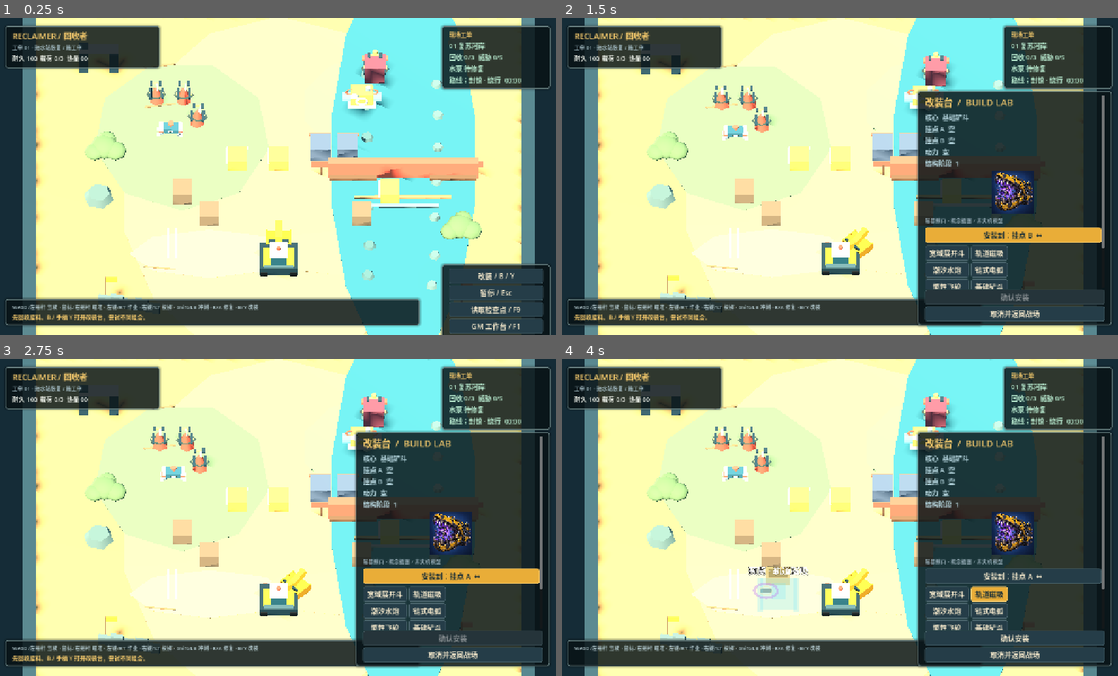
Above: before the commit, frames 1-4 (two rows, left to right).
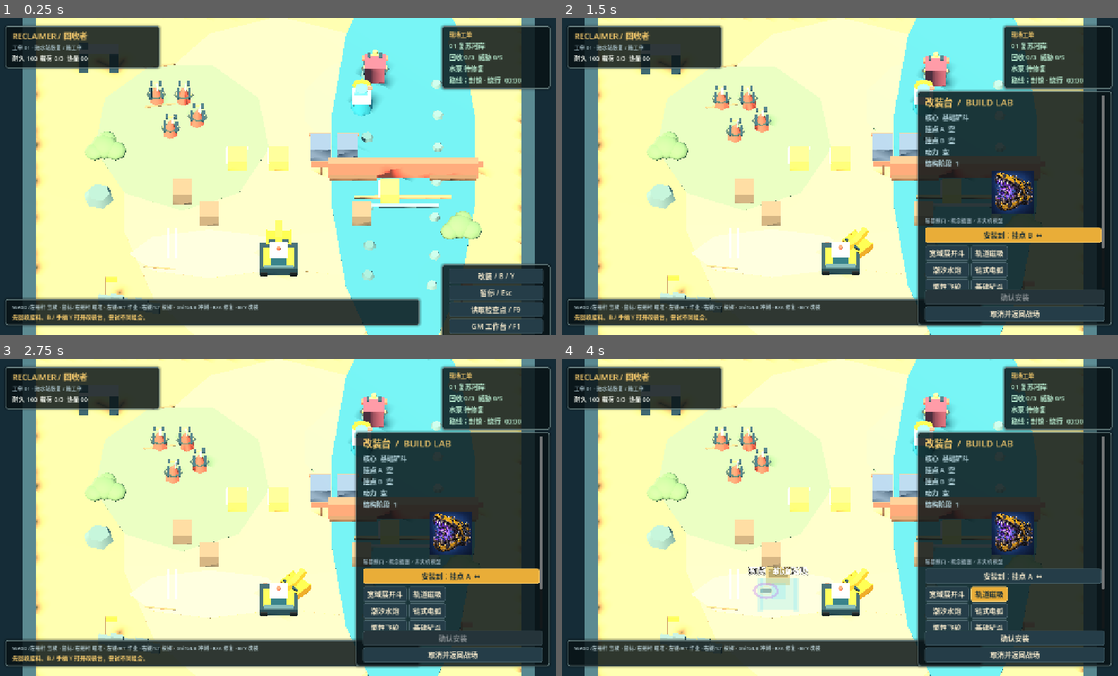
Above: after the commit, the same moments.

Repository: westromencisonp385-prog/CGAME
Game: Godot game, scene res://scenes/main.tscn
Same seed, same stepped clock (60 frames per second), same inputs: the game is played once before the commit and once after it.
Inputs (mouse positions are in pixels of both pictures, inside the frame that each line leads up to):
- Up to frame 1 (0.25 s): no input
- Up to frame 2 (1.5 s): tap Enter at 0.5 s; move the mouse to (962, 160) at 0.52 s; hold D (move_right) 0.53-1.25 s; hold B (garage) 0.53-1.25 s; click (962, 160) at 0.67 s; tap R (interact) at 0.8 s; click "安装到：挂点 A ↔" at 1.25 s
- Up to frame 3 (2.75 s): click "安装到：挂点 B ↔" at 2 s
- Up to frame 4 (4 s): click "宽域展开斗" at 2.75 s; click "轨道磁吸" at 3.5 s

The runs differ from the first frame. In frame 1, 0.9% of the frame differs, in the area x 28-70%, y 16-39%; in frame 2, 0.6%; in frame 3, 0.6%; in frame 4, 0.6%.

Commit message:
Revert "feat: load B01 and C04 G1 visual candidates"
This reverts commit 0b8639de3773acb6ac86a0d53265dcf49b429879.

Diff:
--- a/game/scripts/enemy_dummy.gd
+++ b/game/scripts/enemy_dummy.gd
@@ -1,7 +1,5 @@
 class_name EnemyDummy
 extends Node3D
-
-const B01_AUTHORED_MODEL := preload("res://assets/models/g1/enemy_b01_reverse_crab_authored.glb")
 
 signal defeated(enemy: EnemyDummy)
 signal hit_player(amount: float)
@@ -25,8 +23,6 @@
 var _wobble_time := 0.0
 var packed := false
 var pack_used := false
-var authored_visual: Node3D
-var authored_animation_player: AnimationPlayer
 
 func configure(new_id: String, enemy_kind: String, hp: float, move_speed: float, at: Vector3 = Vector3.ZERO) -> EnemyDummy:
 	enemy_id = new_id
@@ -51,11 +47,6 @@
 	add_child(visual_root)
 	shadow = _add_cylinder("ContactShadow", 0.58 if kind != "heavy" else 0.82, 0.025, Vector3(0, 0.025, 0), Color("#344542"))
 	shadow.scale = Vector3(1.25, 1.0, 0.72)
-	# B01 is an authored G1 visual sample. It is deliberately selected for one
-	# formal light enemy by id; the EnemyDummy state, hit shape and AI remain the
-	# authority. Other enemies and all tests keep the procedural fallback.
-	if enemy_id == "crawler_a" and _attach_authored_visual():
-		return
 	mesh_instance = MeshInstance3D.new()
 	var mesh: Mesh
 	var height := height_for_kind()
@@ -93,24 +84,6 @@
 	else:
 		_add_cylinder("WobbleAntenna", 0.07, 0.75, Vector3(0.12, height * 0.72, 0.06), Color("#eee3c7"))
 
-func _attach_authored_visual() -> bool:
-	if B01_AUTHORED_MODEL == null or visual_root == null:
-		return false
-	authored_visual = B01_AUTHORED_MODEL.instantiate() as Node3D
-	if authored_visual == null:
-		return false
-	authored_visual.name = "B01AuthoredVisualOnly"
-	# The authored Blender asset is metre-scale and is grounded at local Z=0.
-	# EnemyDummy already owns the gameplay-height offset, so keep this child
-	# visual-only and align its base to the same ground plane.
-	authored_visual.scale = Vector3.ONE * 0.55
-	authored_visual.position = Vector3(0.0, -0.7, 0.0)
-	visual_root.add_child(authored_visual)
-	authored_animation_player = authored_visual.find_child("AnimationPlayer", true, false) as AnimationPlayer
-	if authored_animation_player != null and authored_animation_player.has_animation("enemy_idle"):
-		authored_animation_player.play("enemy_idle")
-	return true
-
 func height_for_kind() -> float:
 	return 1.4 if kind != "heavy" else 1.9
 
--- a/game/scripts/engineering_target.gd
+++ b/game/scripts/engineering_target.gd
@@ -1,7 +1,5 @@
 class_name EngineeringTarget
 extends Node3D
-
-const C04_AUTHORED_MODEL := preload("res://assets/models/g1/facility_c04_repair_pump_authored.glb")
 
 signal destroyed(target: EngineeringTarget)
 signal repaired(target: EngineeringTarget)
@@ -22,8 +20,6 @@
 var base_material: StandardMaterial3D
 var _home_position := Vector3.ZERO
 var collision_body: StaticBody3D
-var authored_visual: Node3D
-var authored_animation_player: AnimationPlayer
 
 func configure(new_id: String, kind: String, hp: float, at: Vector3 = Vector3.ZERO) -> EngineeringTarget:
 	target_id = new_id
@@ -42,15 +38,6 @@
 	_build_visual()
 
 func _build_visual() -> void:
-	# C04 is an authored G1 visual sample. The target's HP, interaction range,
-	# repair signal and collision remain unchanged; this only swaps the repair
-	# pump's presentation when the GLB is available.
-	if target_kind == "repair" and _attach_authored_visual():
-		position.y = maxf(position.y, 0.75)
-		if authored_animation_player != null and authored_animation_player.has_animation("pump_cough"):
-			authored_animation_player.play("pump_cough")
-		_build_collision()
-		return
 	mesh_instance = MeshInstance3D.new()
 	var mesh: Mesh
 	if target_kind == "repair":
@@ -90,32 +77,13 @@
 	elif target_kind == "hard":
 		_add_box("BarrierStripe", Vector3(1.58, 0.18, 0.18), Vector3(0, 0.58, -0.78), Color("#df604e"))
 	if target_kind != "light":
-		_build_collision()
-
-func _build_collision() -> void:
-	if collision_body != null:
-		return
-	collision_body = StaticBody3D.new()
-	var collider := CollisionShape3D.new()
-	var shape := BoxShape3D.new()
-	shape.size = Vector3(1.35, 1.2, 1.35)
-	collider.shape = shape
-	collision_body.add_child(collider)
-	add_child(collision_body)
-
-func _attach_authored_visual() -> bool:
-	if C04_AUTHORED_MODEL == null:
-		return false
-	authored_visual = C04_AUTHORED_MODEL.instantiate() as Node3D
-	if authored_visual == null:
-		return false
-	authored_visual.name = "C04AuthoredVisualOnly"
-	# The GLB is exported in metre units and already rests on local Y=0 after
-	# Godot's glTF axis conversion. The target node supplies the ground offset.
-	authored_visual.scale = Vector3.ONE * 0.82
-	add_child(authored_visual)
-	authored_animation_player = authored_visual.find_child("AnimationPlayer", true, false) as AnimationPlayer
-	return true
+		collision_body = StaticBody3D.new()
+		var collider := CollisionShape3D.new()
+		var shape := BoxShape3D.new()
+		shape.size = Vector3(1.35, 1.2, 1.35)
+		collider.shape = shape
+		collision_body.add_child(collider)
+		add_child(collision_body)
 
 func _base_color() -> Color:
 	match target_kind:
@@ -229,8 +197,6 @@
 	current_hp = 0.0
 	if mesh_instance != null:
 		mesh_instance.material_override = _green_material()
-	if authored_animation_player != null and authored_animation_player.has_animation("pump_flow"):
-		authored_animation_player.play("pump_flow")
 	repaired.emit(self)
 	action_effect.emit("repair", global_position, global_position)
 
@@ -286,10 +252,6 @@
 		else:
 			mesh_instance.material_override = base_material
 			base_material.albedo_color = _base_color()
-	if authored_animation_player != null:
-		var state_animation := "pump_flow" if repaired_state else "pump_cough"
-		if authored_animation_player.has_animation(state_animation):
-			authored_animation_player.play(state_animation)
 	return true
 
 func _green_material() -> StandardMaterial3D:
Binary file removed: game/assets/models/g1/enemy_b01_reverse_crab_authored.glb
Not shown, removed: game/assets/models/g1/enemy_b01_reverse_crab_authored.glb.import
Binary file removed: game/assets/models/g1/facility_c04_repair_pump_authored.glb
Not shown, removed: game/assets/models/g1/facility_c04_repair_pump_authored.glb.import
Not shown, changed: game/assets/models/manifest.json
Not shown, changed: game/assets/models/README.md
